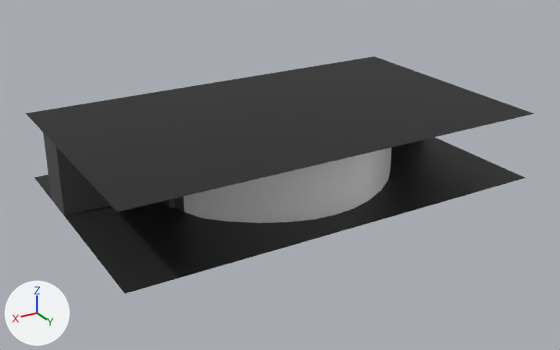
One commit to the Blender file blender/levells/gnuchanos show studio.blend: the scene before it, then after it.
Rendered twice from a 50 mm lens placed at (26.2, 42.2, 22.0), pointed at (0.4, -0.7, 0.5). The lights are fixed; the arrows at lower left show +X, +Y and +Z.

Script lines for the objects in view, before the commit:
```python
me_plane = bpy.data.meshes.new('Plane')
me_plane.from_pydata(...)  # 116 vertices, 73 faces; spans x 0.0..15.0, y -10.4..7.6, z 0.0..4.8
me_plane.polygons.foreach_set('use_smooth', [True] * 73)
# faces by material slot: [72, 1]
me_plane.materials.append(mat_greenscreen)  # picture img_color_atlas_png_001
me_plane.materials.append(mat_collider)  # white #e7e7e7
# before: 23 (8.2, 0.2, 4.8) at pixel (180, 142), 24 (8.2, 0.2, 0.0) at pixel (184, 211)
me_plane_001 = bpy.data.meshes.new('Plane.001')
me_plane_001.from_pydata(...)  # 14 vertices, 6 faces; spans x 0.0..8.17, y 0.21..5.58, z -0.01..4.8
me_plane_001.polygons.foreach_set('use_smooth', [True] * 6)
me_plane_001.materials.append(mat_screen)  # white #e7e7e7
# before: 0 (1.48, 5.45, -0.01) at pixel (315, 219), 1 (1.48, 5.45, 4.8) at pixel (316, 148), 2 (3.21, 4.9, 4.8) at pixel (287, 150), 3 (3.21, 4.9, -0.01) at pixel (287, 222), 4 (4.84, 4.06, 4.8) at pixel (257, 151)
# before: 5 (4.84, 4.06, -0.01) at pixel (258, 222), 6 (6.42, 2.85, 4.8) at pixel (225, 150), 7 (6.42, 2.85, -0.01) at pixel (227, 221), 8 (7.64, 1.52, 4.8) at pixel (197, 147), 9 (7.64, 1.52, -0.01) at pixel (200, 217)
# before: 10 (8.17, 0.21, 4.8) at pixel (180, 142), 11 (8.17, 0.21, -0.01) at pixel (184, 211), 12 (0.0, 5.58, 4.8) at pixel (337, 144), 13 (0.0, 5.58, -0.01) at pixel (335, 214)
ob_green_screen = bpy.data.objects.new('green_screen', me_plane_001)
ob_green_screen.location = (0.0, 0.0, 0.0)
_m = ob_green_screen.modifiers.new('Mirror', 'MIRROR')
_m.use_clip = True
ob_level = bpy.data.objects.new('level', me_plane)
ob_level.location = (0.0, 0.0, 0.0)
_m = ob_level.modifiers.new('Mirror', 'MIRROR')
_m.use_clip = True
```
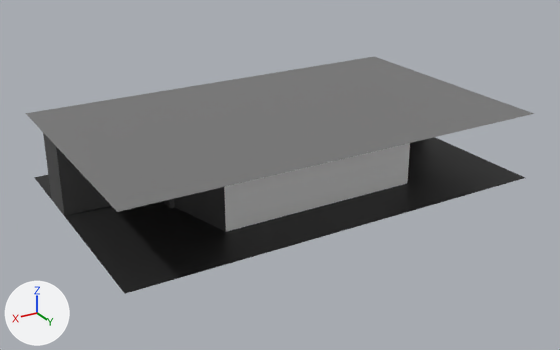
The change, as JSON lines over the scene's bpy script:
```json
{"block": "me_plane", "where": "# used by ob_level; location = (0.0, 0.0, 0.0)"}
{"block": "me_plane", "where": "# verts and faces of me_plane; kept vertices keep their numbers, new ones are numbered from 116"}
{"op": "remove", "block": "me_plane", "code": "me_plane.from_pydata(...)  # 116 vertices, 73 faces; spans x 0.0..15.0, y -10.4..7.6, z 0.0..4.8"}
{"op": "add", "block": "me_plane", "code": "me_plane.from_pydata(...)  # 118 vertices, 74 faces; spans x 0.0..15.0, y -10.4..7.6, z 0.0..4.8"}
{"block": "me_plane", "change": "me_plane part 1"}
{"op": "add", "block": "me_plane", "code": "verts[116] = (7.1, 4.1, 4.8)  # pixel (223, 159)"}
{"op": "add", "block": "me_plane", "code": "verts[117] = (7.1, 4.1, 0.0)  # pixel (225, 231)"}
{"op": "add", "block": "me_plane", "code": "faces += [(23, 116, 117, 24)]  # mat_greenscreen (picture img_color_atlas_png_001)"}
{"block": "me_plane", "change": "me_plane part 2: 1 kept faces spanning x 0.0..15.0, y -10.4..7.6, z 4.8 get new texture (UV) coordinates"}
{"block": "me_plane_001", "where": "me_plane_001.from_pydata(...)  # 14 vertices, 6 faces; spans x 0.0..8.17, y 0.21..5.58, z -0.01..4.8"}
{"block": "me_plane_001", "where": "# used by ob_green_screen; location = (0.0, 0.0, 0.0)"}
{"block": "me_plane_001", "where": "# verts and faces of me_plane_001; kept vertices keep their numbers, new ones are numbered from 14"}
{"block": "me_plane_001", "change": "me_plane_001 part 3"}
{"op": "add", "block": "me_plane_001", "code": "delete_vertices([*range(0, 14)])  # with the faces that use them"}
{"op": "add", "block": "me_plane_001", "code": "verts[14] = (7.15, 4.06, 4.8)  # pixel (223, 159)"}
{"op": "add", "block": "me_plane_001", "code": "verts[15] = (7.15, 4.06, -0.01)  # pixel (225, 231)"}
{"op": "add", "block": "me_plane_001", "code": "verts[16] = (0.0, 4.06, 4.8)  # pixel (324, 137)"}
{"op": "add", "block": "me_plane_001", "code": "verts[17] = (0.0, 4.06, -0.01)  # pixel (322, 205)"}
{"op": "add", "block": "me_plane_001", "code": "faces += [(14, 16, 17, 15)]"}
```

Changed parts and their boxes (x1, y1, x2, y2) in the pictures (560 x 350 px):
```json
{"object": "green_screen", "change": "reshaped", "before": [184, 147, 392, 223], "after": [224, 143, 410, 232]}
{"part": 1, "of": "me_plane", "change": "added", "after": [184, 187, 226, 232], "on screen": "black"}
{"part": 2, "of": "me_plane", "change": "surface changed", "before": [26, 57, 534, 212], "after": [26, 57, 534, 212], "on screen": "black to grey"}
```
